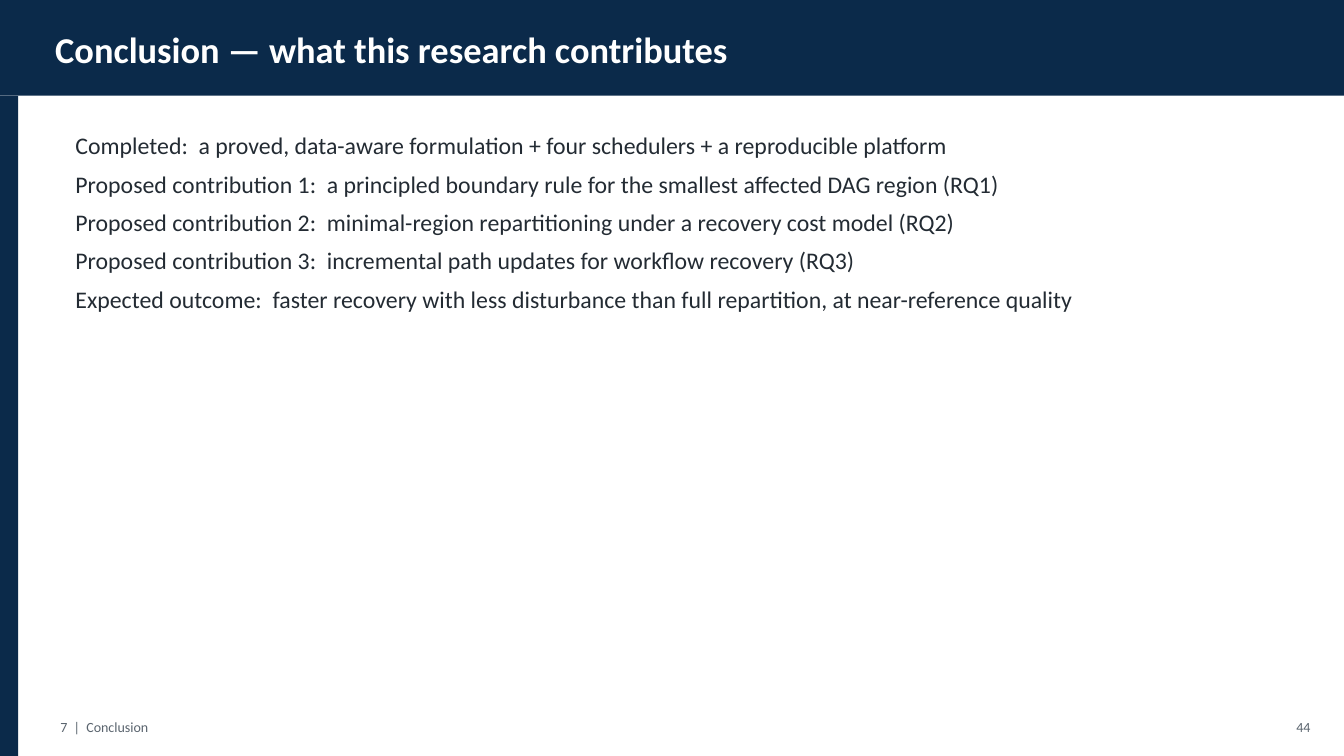
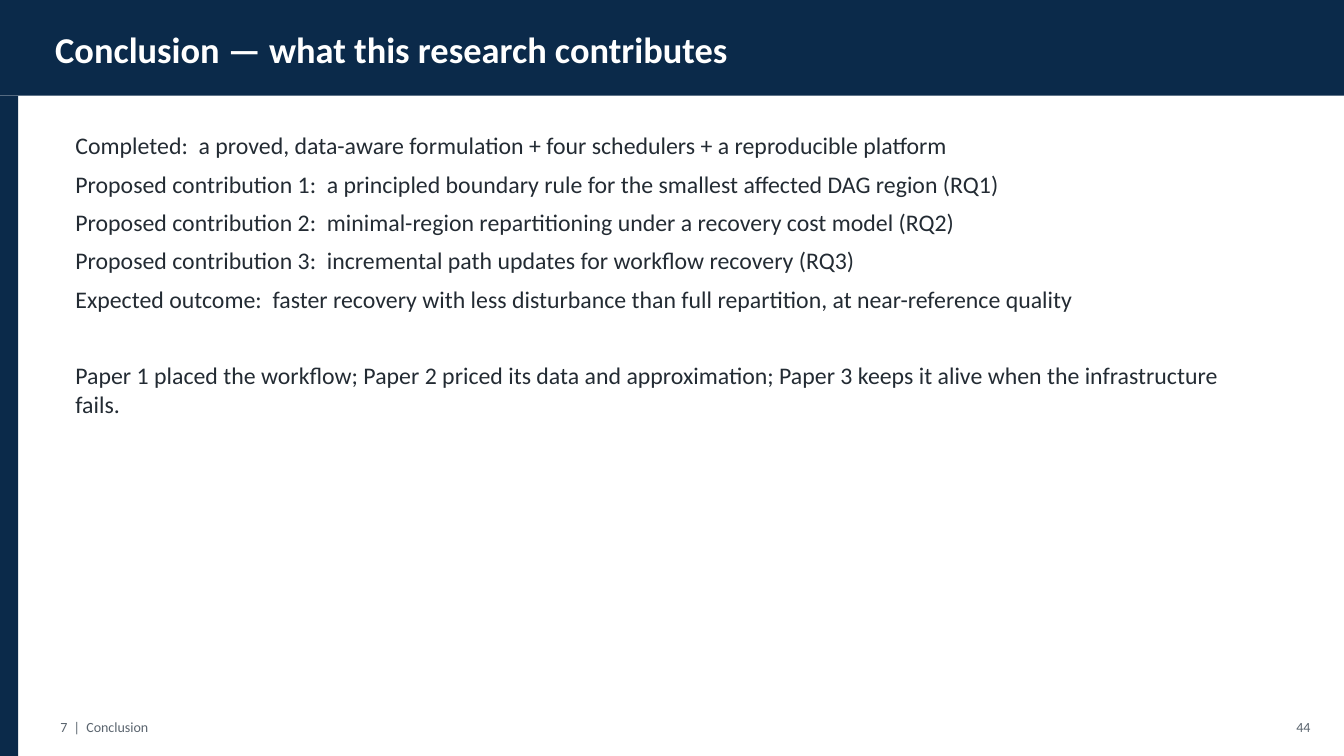
Before and after one commit to gayanigupta/data-aware-scheduling, a slide deck: slide 45 of slides/data-aware-scheduling.pptx. Drawn at 1344x756 pixels with LibreOffice and Linux fonts; fonts in the diff are those of the drawing. Boxes give left, top, right and bottom in pixels: in the first picture for what was removed or moved away, otherwise in the second. Text is boxed around its words. In the diff, an @@ line names an element or a change of style, - is before the commit and + after.

Commit message:
Frame the dissertation as three papers with venue targets

```diff
--- a/slides/data-aware-scheduling.pptx
+++ b/slides/data-aware-scheduling.pptx
@@ text at (75, 367, 1218, 413): paragraph added @@
+Paper 1 placed the workflow; Paper 2 priced its data and approximation; Paper 3 keeps it alive when the infrastructure fails.
```
Also in this commit, not shown: 1 other slide changed, 2 other files.
